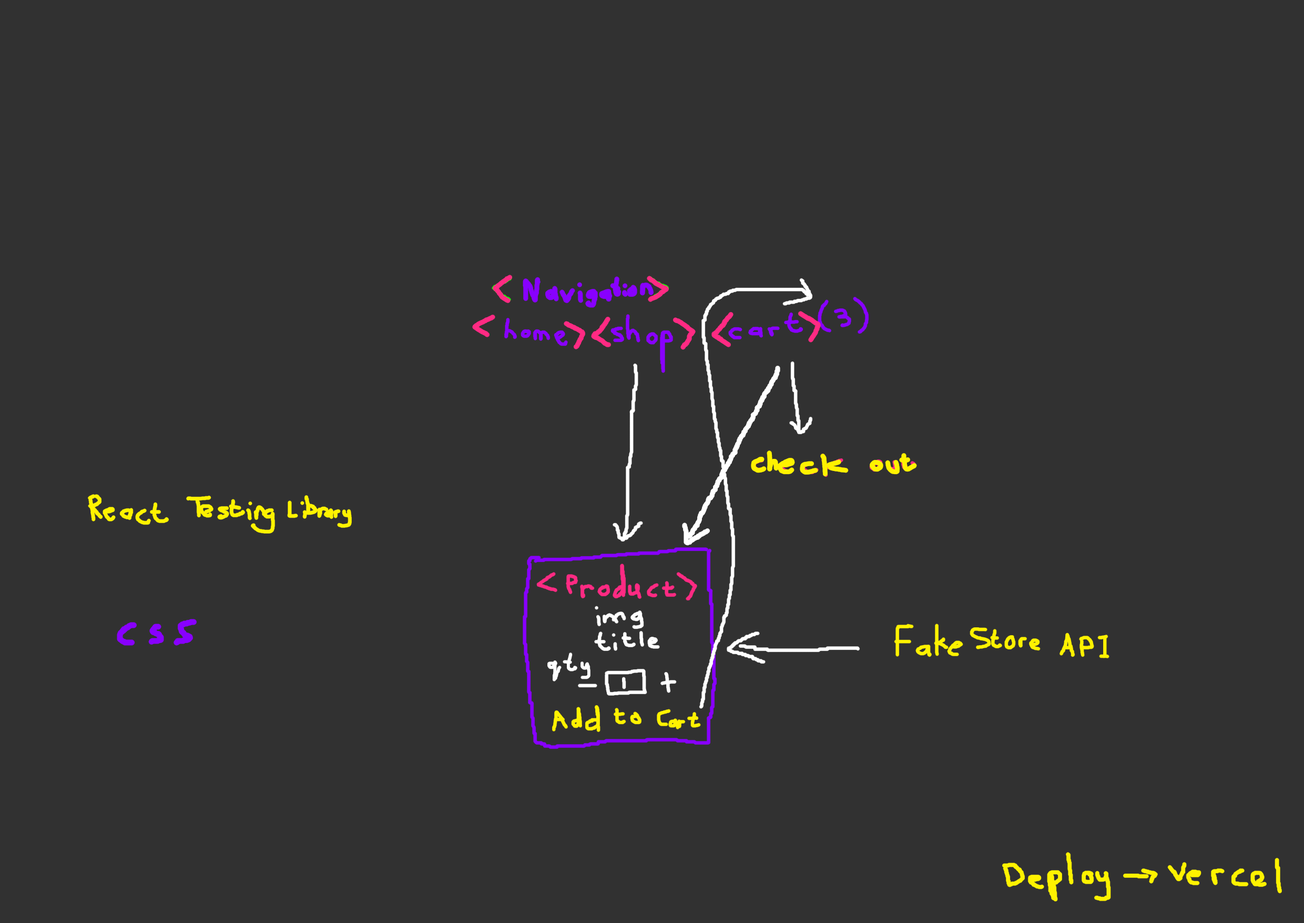
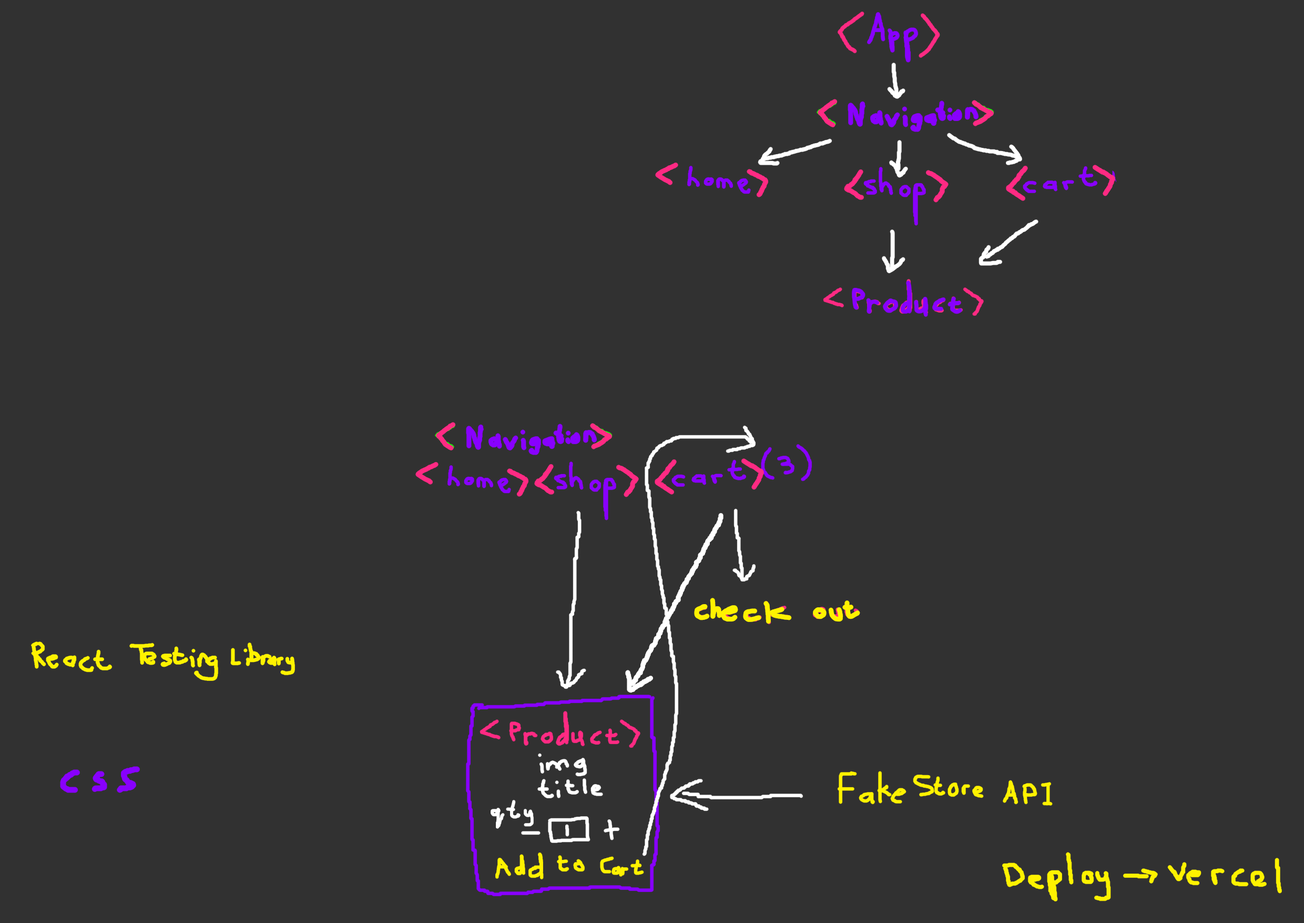
Before/after of a 1304px x 923px layered artwork. What changed in the layer stack:
painted on "Paint Layer 1" over [31, 11, 1117, 897]
